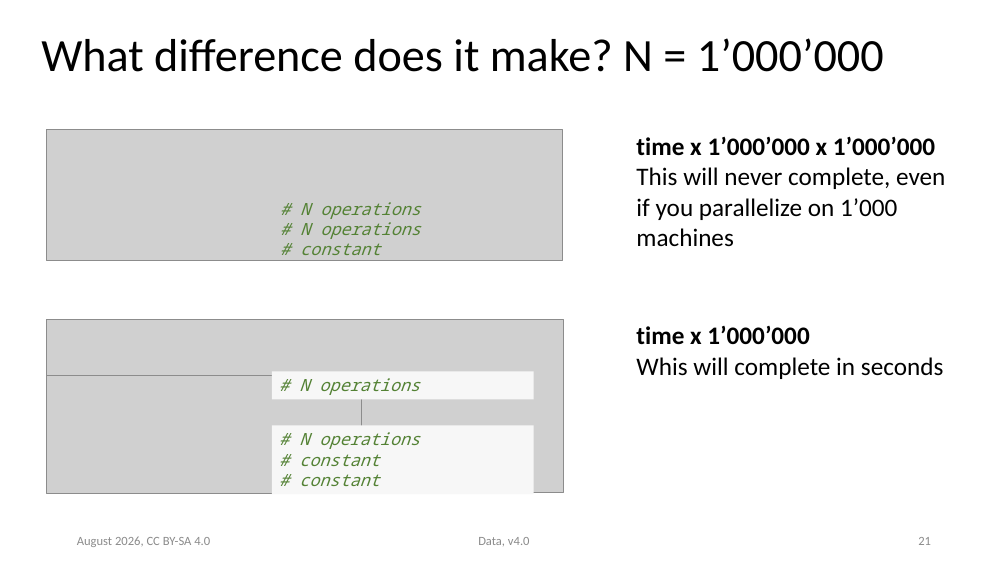
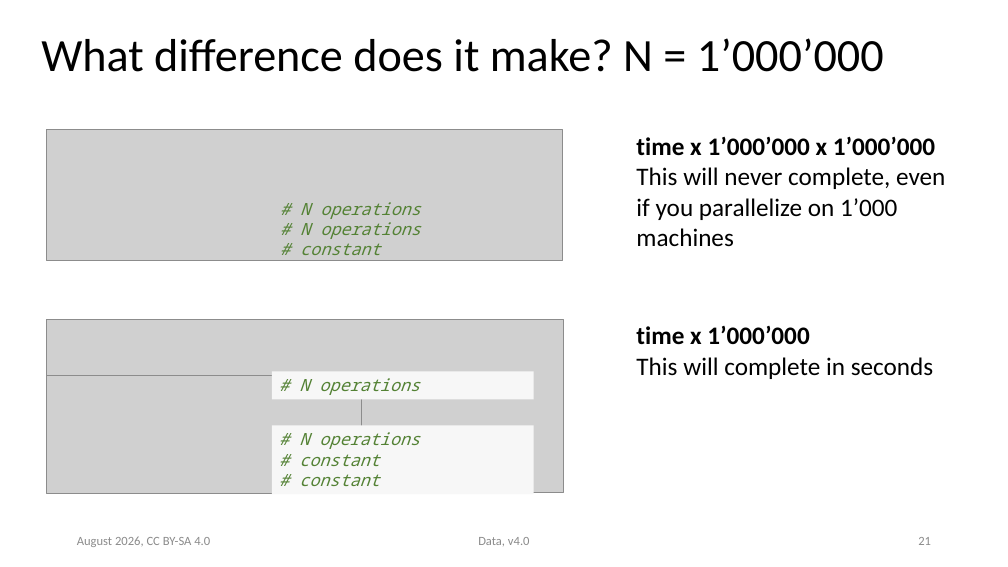
Before and after one commit to ASPP/data_class, a slide deck: slide 21 of data.pptx. Drawn at 1008x567 pixels with LibreOffice and Linux fonts; fonts in the diff are those of the drawing; grey boxes stand for pictures. Boxes give left, top, right and bottom in pixels: in the first picture for what was removed or moved away, otherwise in the second. Text is boxed around its words. In the diff, an @@ line names an element or a change of style, - is before the commit and + after.

```diff
--- a/data.pptx
+++ b/data.pptx
@@ text at [636,357,933,379]: text changed @@
-Whis will complete in seconds
+This will complete in seconds
```
Also in this commit, not shown: 4 other slides changed, 1 other file.
